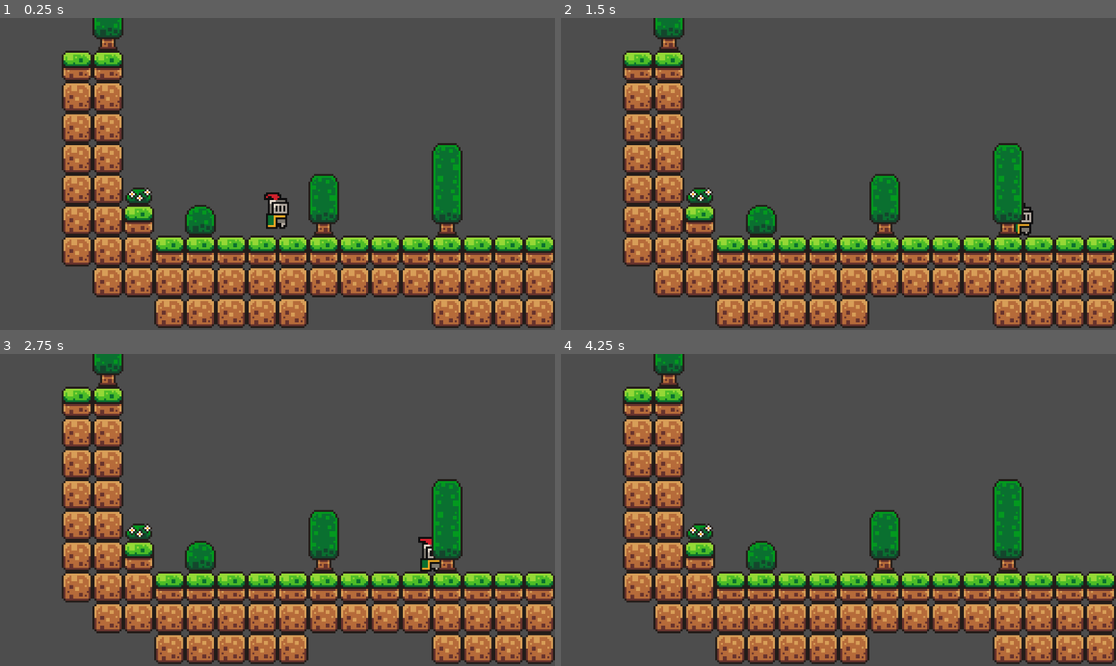
Above: before the commit, frames 1-4 (two rows, left to right).
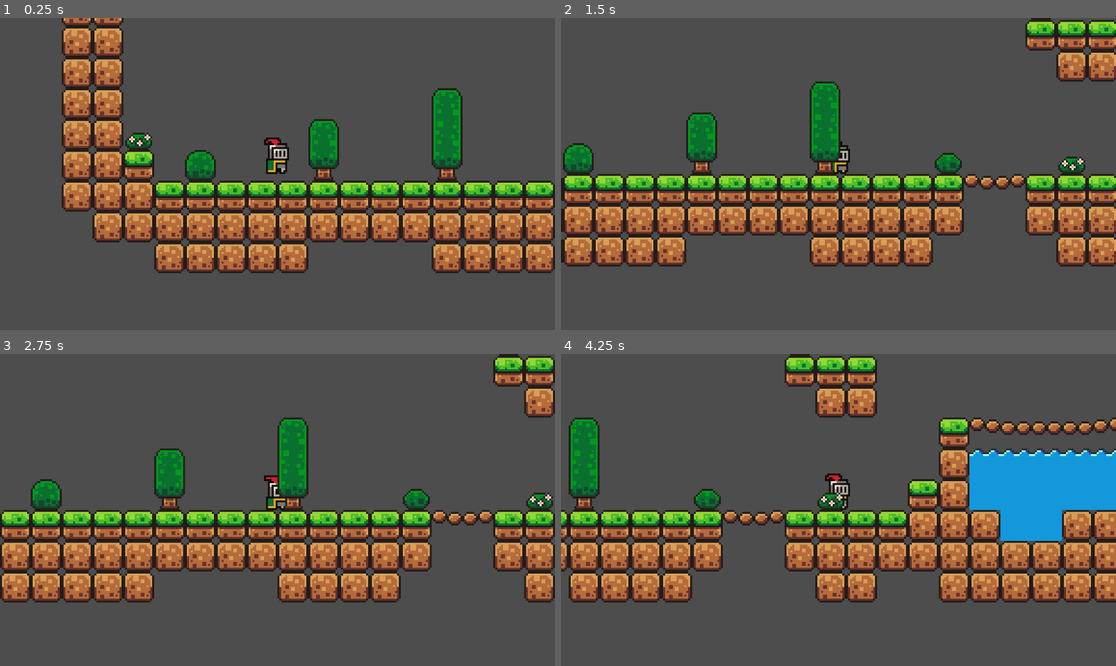
Above: after the commit, the same moments.

Repository: MevyDev/godot-brackeys-tutorial-2d
Game: Godot game, scene res://levels/level1/level_1.tscn
The game is run twice, just before and just after one commit, with the same random seed, the same clock (stepped at 60 frames per second) and the same inputs.
Inputs:
- Up to frame 1 (0.25 s): no input
- Up to frame 2 (1.5 s): tap Enter (ui_accept) at 0.5, 0.77 s; hold Right (ui_right) from 0.53 s (still down)
- Up to frame 3 (2.75 s): tap Enter (ui_accept) at 1.52 s; release Right (ui_right) at 2.03 s; hold Left (ui_left) from 2.03 s (still down)
- Up to frame 4 (4.25 s): release Left (ui_left) at 2.78 s; hold Right (ui_right) from 2.78 s (still down); tap Enter (ui_accept) at 3.02, 3.77 s

The runs differ from the first frame. In frame 1, 43% of the frame differs, in the area x 11-100%, y 0-100%; in frame 2, 49%; in frame 3, 46%; in frame 4, 55%, in the area x 0-100%, y 0-100%.

Commit message:
snap camera to player

Diff:
--- a/levels/level1/level_1.tscn
+++ b/levels/level1/level_1.tscn
@@ -171,9 +171,6 @@
 
 [node name="Level1" type="Node2D"]
 
-[node name="Camera2D" type="Camera2D" parent="."]
-zoom = Vector2(4, 4)
-
 [node name="World" type="Node" parent="."]
 
 [node name="TileMapLayer" type="TileMapLayer" parent="World"]
@@ -181,3 +178,6 @@
 tile_set = SubResource("TileSet_d3n5x")
 
 [node name="Player" parent="." instance=ExtResource("1_qqytr")]
+
+[node name="Camera2D" type="Camera2D" parent="Player"]
+zoom = Vector2(4, 4)
